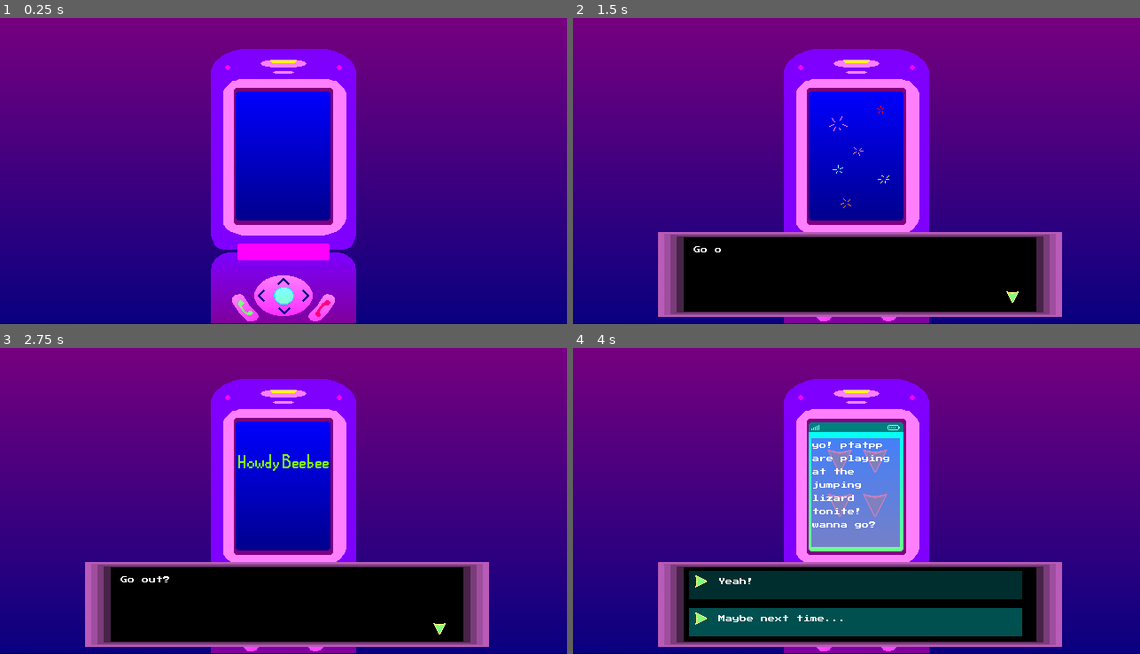
Above: before the commit, frames 1-4 (two rows, left to right).
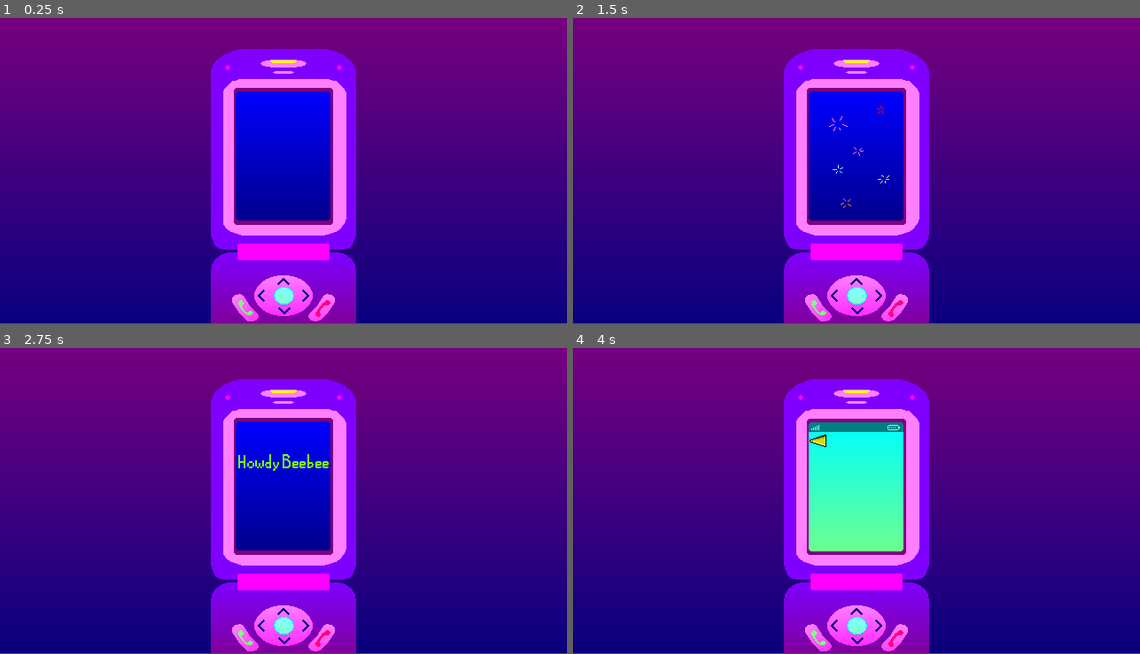
Above: after the commit, the same moments.

Repository: ghultquist/GroceryRun
Game: Godot game, scene res://Main.tscn
Same seed, same stepped clock (60 frames per second), same inputs: the game is played once before the commit and once after it.
Inputs (mouse positions are in pixels of both pictures, inside the frame that each line leads up to):
- Up to frame 1 (0.25 s): no input
- Up to frame 2 (1.5 s): click (856, 155) at 0.5 s; click (816, 109) at 1.27 s
- Up to frame 3 (2.75 s): click (283, 516) at 2.02 s
- Up to frame 4 (4 s): tap Enter (ui_accept) at 2.75 s; hold D (right) 2.78-3.5 s; hold H (hide) 2.78-3.5 s; tap W (jump) at 3.02, 3.05, 3.32 s; click (884, 626) at 3.5 s, where only the run before the commit has a clickable "Maybe next time..."

The runs differ from the first frame. In frame 1, 0.3% of the frame differs, in the area x 0-100%, y 99-100%; in frame 2, 20%; in frame 3, 20%; in frame 4, 26%, in the area x 0-100%, y 28-100%.

Commit message:
Remove dialogue from jumpinglizard scene and add signaling

Diff:
--- a/DialogueBox.gd
+++ b/DialogueBox.gd
@@ -1,10 +1,8 @@
 extends Control
 
 signal finished
-signal ending1
-signal ending2
-signal ending3
-signal ending4
+signal ending
+signal goto
 
 onready var stats = get_tree().get_root().find_node("Stats", true, false)
 onready var main = get_tree().get_root().find_node("Main", true, false)
@@ -80,7 +78,7 @@
 		for endings in stats.endings:
 			if specific == endings[0]:
 				endings[1] = true
-				emit_signal(specific)
+	emit_signal(type, specific)
 
 func setChoices():
 	choice1Dict = choicesDict["choice1"]
--- a/Main.gd
+++ b/Main.gd
@@ -1,10 +1,13 @@
 extends Node2D
 
 const phoneScene = preload("res://phone.tscn")
+const jumpinglizard = preload("res://jumpinglizard.tscn")
+
 onready var dialogueScene = preload("res://dialogue.tscn")
 var phone = null
 const dialogueBoxScene = preload("res://dialogue.tscn")
 var commandReceived = false
+var current_scene
 
 func _ready():
 	phoneIntro()
@@ -15,38 +18,51 @@
 
 func phoneIntro():
 	phone = phoneScene.instance()
-	self.add_child(phone)
-	self.move_child(phone, 0)
+	self.add_child_below_node($Stats, phone)
 	phone.get_child(0).intro()
 	phone.get_child(0).connect("dialogue", self, "dialogue")
+	current_scene = "phone"
 
 func dialogue(dIndex):
 	var d = dialogueBoxScene.instance()
 	self.add_child(d)
-	d.get_child(0).connect("finished", self, "returnHome")
-	d.get_child(0).connect("ending1", self, "ending1")
-	d.get_child(0).connect("ending2", self, "ending2")
-	d.get_child(0).connect("ending3", self, "ending3")
-	d.get_child(0).connect("ending4", self, "ending4")
+	d.get_child(0).connect("ending", self, "ending")
+	d.get_child(0).connect("goto", self, "goto")
+	if current_scene == "phone":
+		d.get_child(0).connect("finished", self, "phoneHome")
+	elif current_scene == "jumpinglizard":
+		var player = get_tree().get_root().find_node("Player", true, false)
+		player.can_move = false
+		player.get_child(3).play("Idle")
+		d.get_child(0).connect("finished", self, "dialogueEnd")
 	d.get_child(0).selectDialogue(dIndex)
 
-func ending1():
+func ending(specific):
 	commandReceived = true
-	$end.show()
-	$end/AnimationPlayer.play("fade")
-	#yield($end/AnimationPlayer, "animation_finished")
-	$end/AnimationPlayer.play("slide")
+	if specific == "ending1":
+		$end.show()
+		$end/AnimationPlayer.play("fade")
+		#yield($end/AnimationPlayer, "animation_finished")
+		$end/AnimationPlayer.play("slide")
+		phone.queue_free()
+
+func goto(scene):
+	var sceneLoad
 	phone.queue_free()
+	if scene == "jumpinglizard":
+		sceneLoad = jumpinglizard.instance()
+		current_scene = "jumpinglizard"
+	self.add_child(sceneLoad)
+	sceneLoad.connect("dialogue", self, "dialogue")
 
-func ending2():
-	pass
-func ending3():
-	pass
-func ending4():
-	pass
 
-func returnHome():
+
+func phoneHome():
 	if commandReceived == true:
 		commandReceived = false
+		$end/AnimationPlayer.play_backwards("fade")
 		$end.hide()
 		phoneIntro()
+
+func dialogueEnd():
+	get_tree().get_root().find_node("Player", true, false).can_move = true
--- a/Main.tscn
+++ b/Main.tscn
@@ -30,10 +30,21 @@
 "update": 0,
 "values": [ Vector2( 960, 540 ) ]
 }
+tracks/2/type = "value"
+tracks/2/path = NodePath(".:self_modulate")
+tracks/2/interp = 1
+tracks/2/loop_wrap = true
+tracks/2/imported = false
+tracks/2/enabled = true
+tracks/2/keys = {
+"times": PoolRealArray( 0 ),
+"transitions": PoolRealArray( 1 ),
+"update": 0,
+"values": [ Color( 1, 1, 1, 0 ) ]
+}
 
 [sub_resource type="Animation" id=2]
 resource_name = "fade"
-length = 60.0
 tracks/0/type = "value"
 tracks/0/path = NodePath(".:modulate")
 tracks/0/interp = 2
@@ -41,6 +52,18 @@
 tracks/0/imported = false
 tracks/0/enabled = true
 tracks/0/keys = {
+"times": PoolRealArray( 0, 1 ),
+"transitions": PoolRealArray( 1, 1 ),
+"update": 0,
+"values": [ Color( 1, 1, 1, 0 ), Color( 1, 1, 1, 1 ) ]
+}
+tracks/1/type = "value"
+tracks/1/path = NodePath(".:self_modulate")
+tracks/1/interp = 1
+tracks/1/loop_wrap = true
+tracks/1/imported = false
+tracks/1/enabled = true
+tracks/1/keys = {
 "times": PoolRealArray( 0, 1 ),
 "transitions": PoolRealArray( 1, 1 ),
 "update": 0,
@@ -69,6 +92,7 @@
 [node name="Stats" parent="." instance=ExtResource( 2 )]
 
 [node name="end" type="Sprite" parent="."]
+self_modulate = Color( 1, 1, 1, 0 )
 position = Vector2( 960, 540 )
 texture = ExtResource( 3 )
 
--- a/dialogue.json
+++ b/dialogue.json
@@ -47,7 +47,7 @@
         "speaker_id": "X",
         "text": ["Grabbing your jacket, you head out the door to see what the night had in store..."],
         "choices": {},
-        "commands": {"type": "go to", "specific": "jumpinglizard"}
+        "commands": {"type": "goto", "specific": "jumpinglizard"}
     },
     "100" : {
         "type": "thought",
--- a/jumpinglizard.gd
+++ b/jumpinglizard.gd
@@ -1,6 +1,7 @@
 extends Node2D
-const dialogueBoxScene = preload("res://dialogue.tscn")
-var d
+
+signal dialogue(index)
+
 var left = false
 var right = false
 
@@ -9,29 +10,18 @@
 	$"bg-ghost/AnimationPlayer".play("ghost")
 	$"Player/Camera2D".zoom.x = .8
 	$"Player/Camera2D".zoom.y = .8
-	dialogue("100")
 
 func _on_left_body_entered(body):
-	dialogue("101")
+	emit_signal("dialogue", "101")
 	left = true
 
 func _on_right_body_entered(body):
-	dialogue("104")
+	emit_signal("dialogue", "104")
 	right = true
 
-func dialogue(index):
-	$Player.can_move = false
-	$Player/AnimationPlayer.play("Idle")
-	d = dialogueBoxScene.instance()
-	self.add_child(d)
-	d.get_child(0).selectDialogue(index)
-	d.get_child(0).connect("finished", self, "dialogueEnd")
-
-func dialogueEnd():
-	$Player.can_move = true
-
-
 func _on_showtime_body_entered(body):
+	if right == false and left == false:
+		emit_signal("dialogue", "100")
 	if right == true and left == true:
 		showtime()
 
@@ -42,5 +32,4 @@
 	$Player.can_move = false
 	$Player/AnimationPlayer.play("Idle")
 	$"band-singer/AnimationPlayer".play("walk")
-
 	$Monster.show()
--- a/jumpinglizard.tscn
+++ b/jumpinglizard.tscn
@@ -344,7 +344,7 @@
 shape = SubResource( 12 )
 
 [node name="Player" parent="." instance=ExtResource( 13 )]
-position = Vector2( 0, 70 )
+position = Vector2( -24, 68 )
 
 [node name="Camera2D" parent="Player" index="2"]
 zoom = Vector2( 0.8, 0.8 )
--- a/phone.gd
+++ b/phone.gd
@@ -3,42 +3,54 @@
 onready var stats = get_tree().get_root().find_node("Stats", true, false)
 var noCount = 0
 signal dialogue(index)
+var screen
 
 func _ready():
+	homescreen()
+
+func intro():
+	$OpeningAni.play("Opening")
+
+func homescreen():
 	$StartBtn.show()
 	$EndingsBtn.show()
 	$CreditsBtn.show()
 	$SettingsBtmIcon.show()
 
-func intro():
-	$OpeningAni.play("Opening")
-
-func homescreen():
-	for i in range(0, 9):
-		$OpeningAni.get_child(i).hide()
-
-
+func homehide():
+	$StartBtn.hide()
+	$EndingsBtn.hide()
+	$CreditsBtn.hide()
+	$SettingsBtmIcon.hide()
 
 func _on_StartBtn_pressed():
-	gamestart()
+	homehide()
+	$TextboxBG.show()
+	$Text.show()
+	emit_signal("dialogue", "000")
 
 func _on_EndingsBtn_pressed():
+	homehide()
+	$back.show()
 	for ending in stats.endings:
 		self.find_node(ending[0]).show()
 		if ending[1] == true:
 			self.find_node(ending[0]).set_disabled(false)
 		else:
 			self.find_node(ending[0]).set_disabled(true)
+	screen = "endings"
 
 func _on_CreditsBtn_pressed():
-	pass # Replace with function body.
+	homehide()
+	$back.show()
+	screen = "credits"
 
 
-func gamestart():
-	$StartBtn.hide()
-	$EndingsBtn.hide()
-	$CreditsBtn.hide()
-	$SettingsBtmIcon.hide()
-	$TextboxBG.show()
-	$Text.show()
-	emit_signal("dialogue", "000")
+func _on_back_pressed():
+	$back.hide()
+	if screen == "endings":
+		for ending in stats.endings:
+			self.find_node(ending[0]).hide()
+	elif screen == "credits":
+		pass
+	homescreen()
--- a/phone.tscn
+++ b/phone.tscn
@@ -1,13 +1,12 @@
-[gd_scene load_steps=29 format=2]
+[gd_scene load_steps=28 format=2]
 
 [ext_resource path="res://Assets/PhoneSequence/phone_startButton.png" type="Texture" id=1]
 [ext_resource path="res://Assets/PhoneSequence/phone_full.png" type="Texture" id=2]
 [ext_resource path="res://Assets/PhoneSequence/phone_creditsButton.png" type="Texture" id=3]
 [ext_resource path="res://Assets/PhoneSequence/phone_endingsButton.png" type="Texture" id=4]
 [ext_resource path="res://Assets/PhoneSequence/phone_continueButton.png" type="Texture" id=5]
-[ext_resource path="res://Assets/PhoneSequence/phone_noButton.png" type="Texture" id=6]
+[ext_resource path="res://Assets/Time bar/pointer.png" type="Texture" id=6]
 [ext_resource path="res://Assets/PhoneSequence/phone_quitButton.png" type="Texture" id=7]
-[ext_resource path="res://Assets/PhoneSequence/phone_yesButton.png" type="Texture" id=8]
 [ext_resource path="res://Assets/timebarArrow.png" type="Texture" id=9]
 [ext_resource path="res://Assets/PhoneSequence/SettingsButtonOp2.png" type="Texture" id=10]
 [ext_resource path="res://Assets/PhoneSequence/phone_textbox.png" type="Texture" id=11]
@@ -333,6 +332,15 @@
 margin_bottom = 243.999
 texture_normal = ExtResource( 10 )
 
+[node name="back" type="TextureButton" parent="phone"]
+visible = false
+margin_left = 288.0
+margin_top = 128.0
+margin_right = 311.0
+margin_bottom = 146.0
+rect_rotation = 180.0
+texture_normal = ExtResource( 6 )
+
 [node name="ending1" type="TextureButton" parent="phone"]
 visible = false
 margin_left = 285.0
@@ -385,22 +393,6 @@
 text = "yo! ptatpp are playing at the jumping lizard tonite! wanna go?"
 autowrap = true
 
-[node name="NoBtn" type="TextureButton" parent="phone"]
-visible = false
-margin_left = 324.0
-margin_top = 209.999
-margin_right = 371.0
-margin_bottom = 238.999
-texture_normal = ExtResource( 6 )
-
-[node name="YesBtn" type="TextureButton" parent="phone"]
-visible = false
-margin_left = 270.0
-margin_top = 209.999
-margin_right = 317.0
-margin_bottom = 238.999
-texture_normal = ExtResource( 8 )
-
 [node name="OpeningAni" type="AnimationPlayer" parent="phone"]
 root_node = NodePath("../CreditsBtn")
 playback_speed = 1.5
@@ -446,5 +438,4 @@
 [connection signal="pressed" from="phone/StartBtn" to="phone" method="_on_StartBtn_pressed"]
 [connection signal="pressed" from="phone/EndingsBtn" to="phone" method="_on_EndingsBtn_pressed"]
 [connection signal="pressed" from="phone/CreditsBtn" to="phone" method="_on_CreditsBtn_pressed"]
-[connection signal="pressed" from="phone/NoBtn" to="phone" method="_on_NoBtn_pressed"]
-[connection signal="pressed" from="phone/YesBtn" to="phone" method="_on_YesBtn_pressed"]
+[connection signal="pressed" from="phone/back" to="phone" method="_on_back_pressed"]
